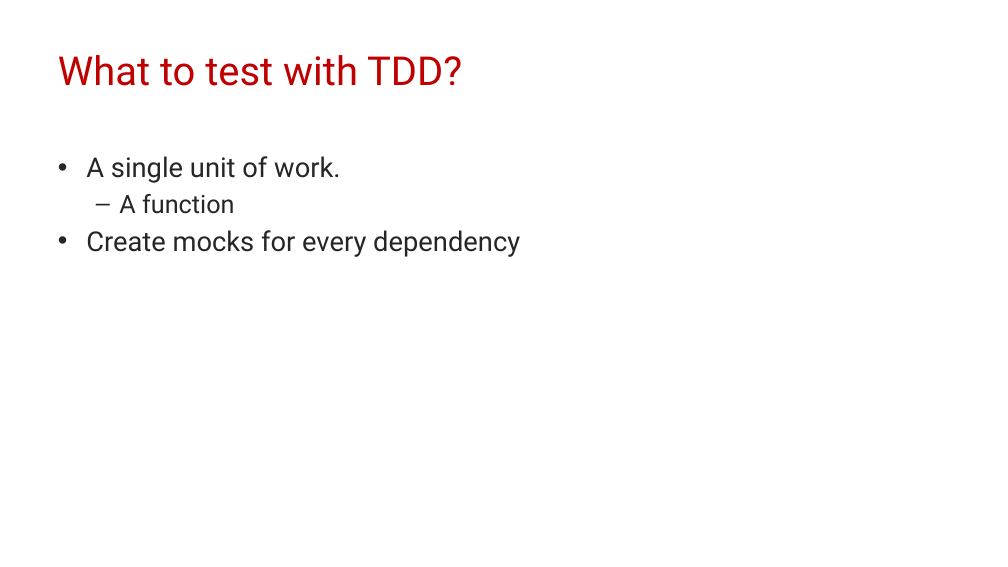
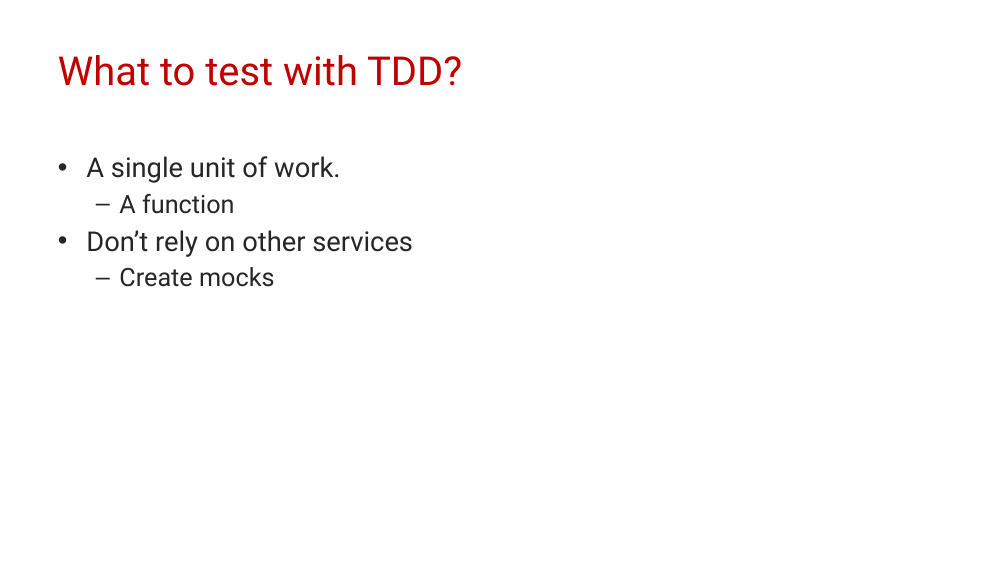
Before and after one commit to transmokopter/Presentations, a slide deck: slide 4 of test-driven-database-development/test-driven-database-development-dps2021.pptx. Drawn at 1008x567 pixels with LibreOffice and Linux fonts; fonts in the diff are those of the drawing; background and template pictures are left out. Boxes give left, top, right and bottom in pixels: in the first picture for what was removed or moved away, otherwise in the second. Text is boxed around its words. In the diff, an @@ line names an element or a change of style, - is before the commit and + after.

```diff
--- a/test-driven-database-development/test-driven-database-development-dps2021.pptx
+++ b/test-driven-database-development/test-driven-database-development-dps2021.pptx
@@ text at (86,230,413,287): text changed @@
-• Create mocks for every dependency
+• Don’t rely on other services
+  – Create mocks
```
Also in this commit, not shown: 2 other slides changed, 8 slides added, 6 slides removed, 39 other files.
